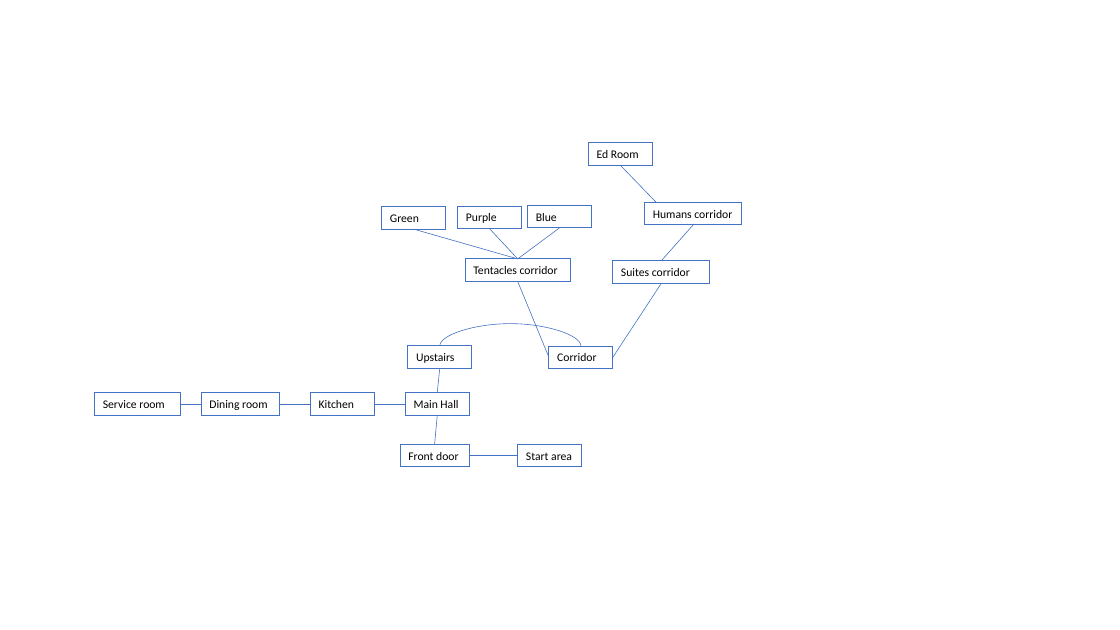
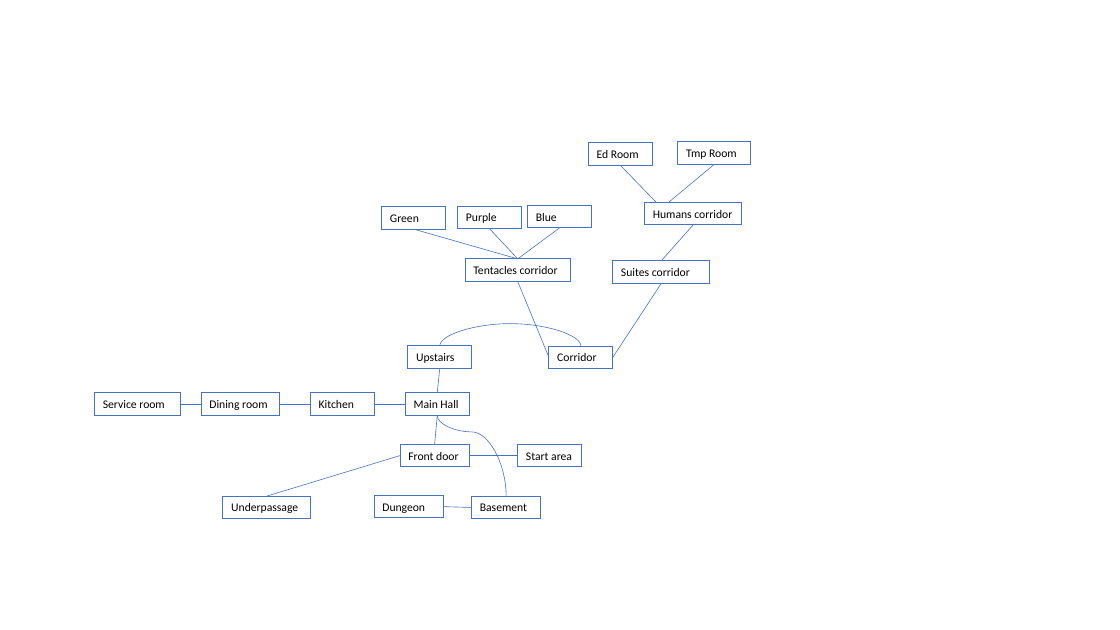
Before and after one commit to CPULL/Mighty-Maniac-Mansion, a slide deck: slide 1 of Logic/MM Rooms.pptx. Drawn at 1120x630 pixels with LibreOffice and Linux fonts; fonts in the diff are those of the drawing; background and template pictures are left out. Boxes give left, top, right and bottom in pixels: in the first picture for what was removed or moved away, otherwise in the second. Text is boxed around its words. In the diff, an @@ line names an element or a change of style, - is before the commit and + after.

Commit message:
Samll improvements on the underpassage

```diff
--- a/Logic/MM Rooms.pptx
+++ b/Logic/MM Rooms.pptx
@@ rectangle added at [678, 142, 750, 165], outline #4472C4 0.75 pt, 10 pt, text #000000 @@
+Tmp Room
@@ line added from (714, 165) to (669, 202), #4472C4 0.5 pt @@
@@ curved line added from (438, 416) to (507, 497), #4472C4 0.5 pt @@
@@ line added from (266, 497) to (400, 455), #4472C4 0.5 pt @@
@@ rectangle added at [223, 497, 310, 519], outline #4472C4 0.75 pt, 10 pt, text #000000 @@
+Underpassage
@@ rectangle added at [374, 496, 443, 518], outline #4472C4 0.75 pt, 10 pt, text #000000 @@
+Dungeon
@@ line added from (471, 507) to (444, 507), #4472C4 0.5 pt @@
@@ rectangle added at [471, 497, 540, 519], outline #4472C4 0.75 pt, 10 pt, text #000000 @@
+Basement
```
Also in this commit, not shown: 7 other files.
